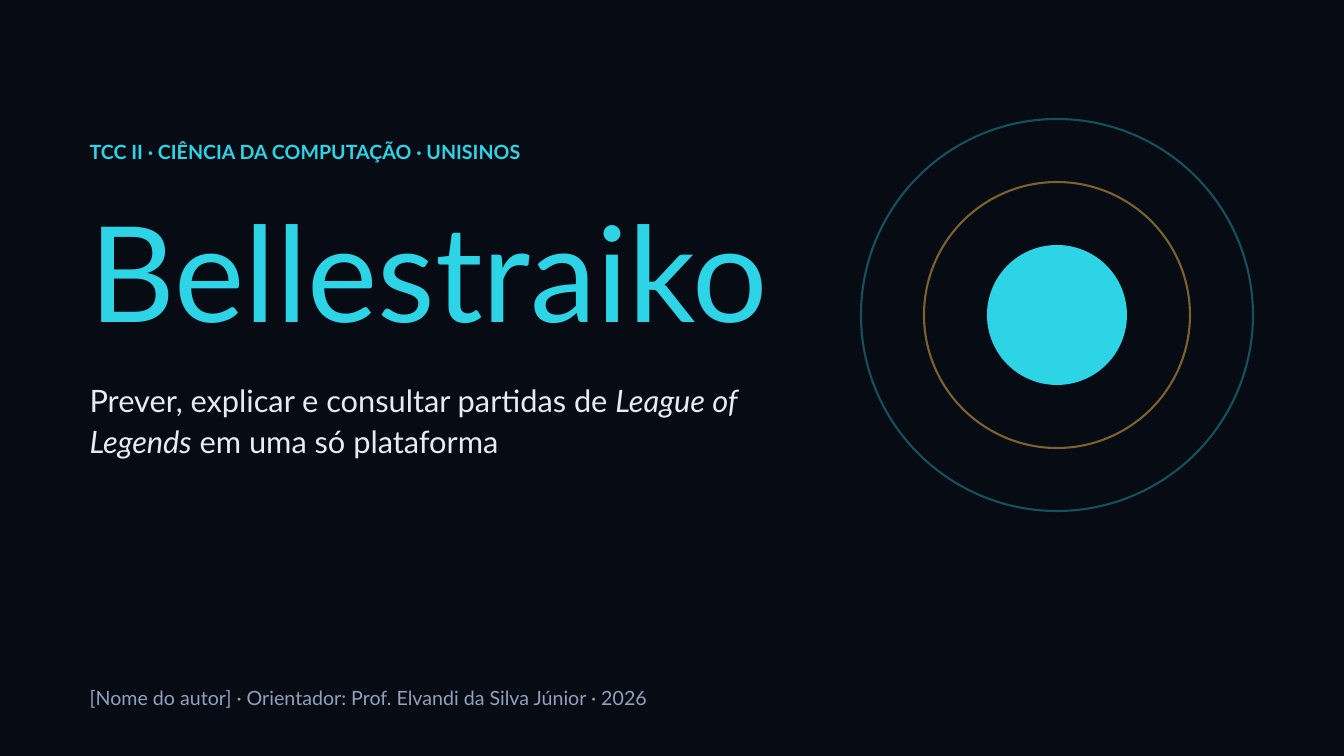
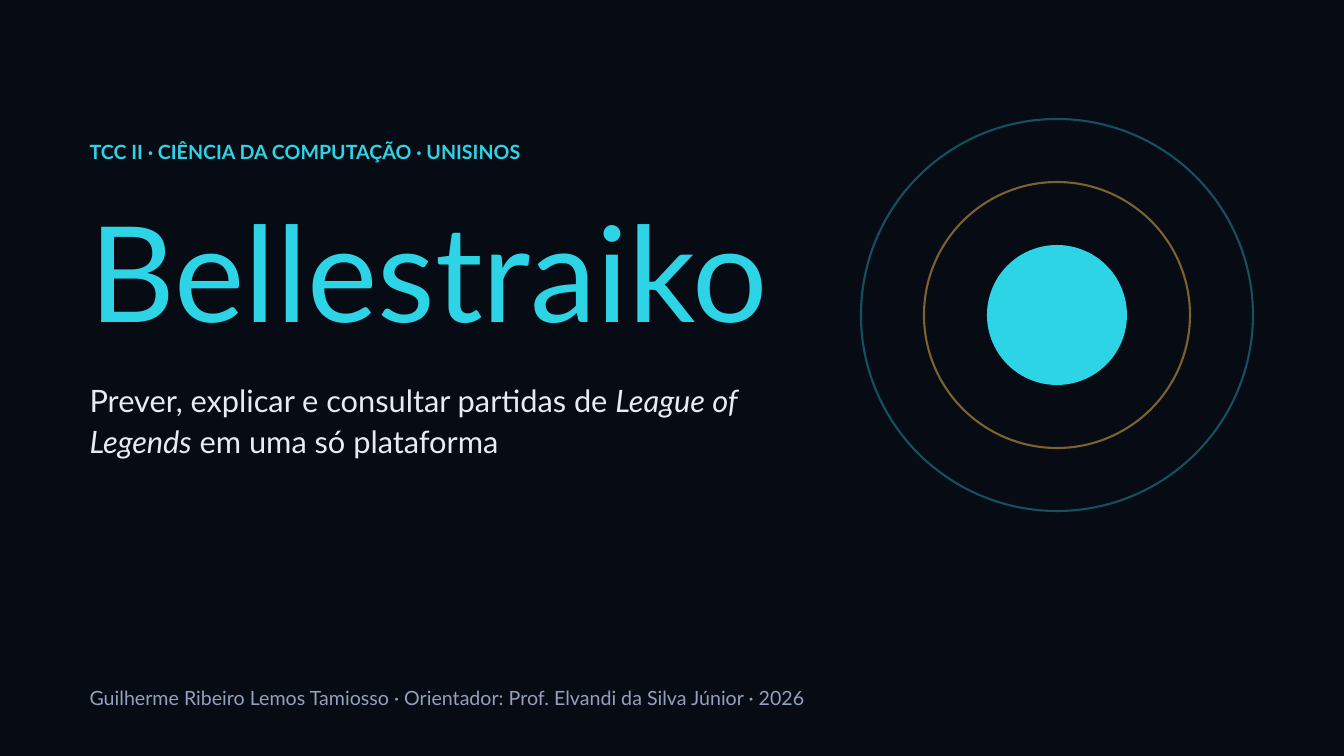
Before and after one commit to tamiosso125/lol-analytics, a slide deck: slide 1 of docs/bellestraiko_defesa_v4.pptx. Drawn at 1344x756 pixels with LibreOffice and Linux fonts; fonts in the diff are those of the drawing. Boxes give left, top, right and bottom in pixels: in the first picture for what was removed or moved away, otherwise in the second. Text is boxed around its words. In the diff, an @@ line names an element or a change of style, - is before the commit and + after.

```diff
--- a/docs/bellestraiko_defesa_v4.pptx
+++ b/docs/bellestraiko_defesa_v4.pptx
@@ text at (90, 690, 804, 705): text changed @@
-[Nome do autor] · Orientador: Prof. Elvandi da Silva Júnior · 2026
+Guilherme Ribeiro Lemos Tamiosso · Orientador: Prof. Elvandi da Silva Júnior · 2026
```
